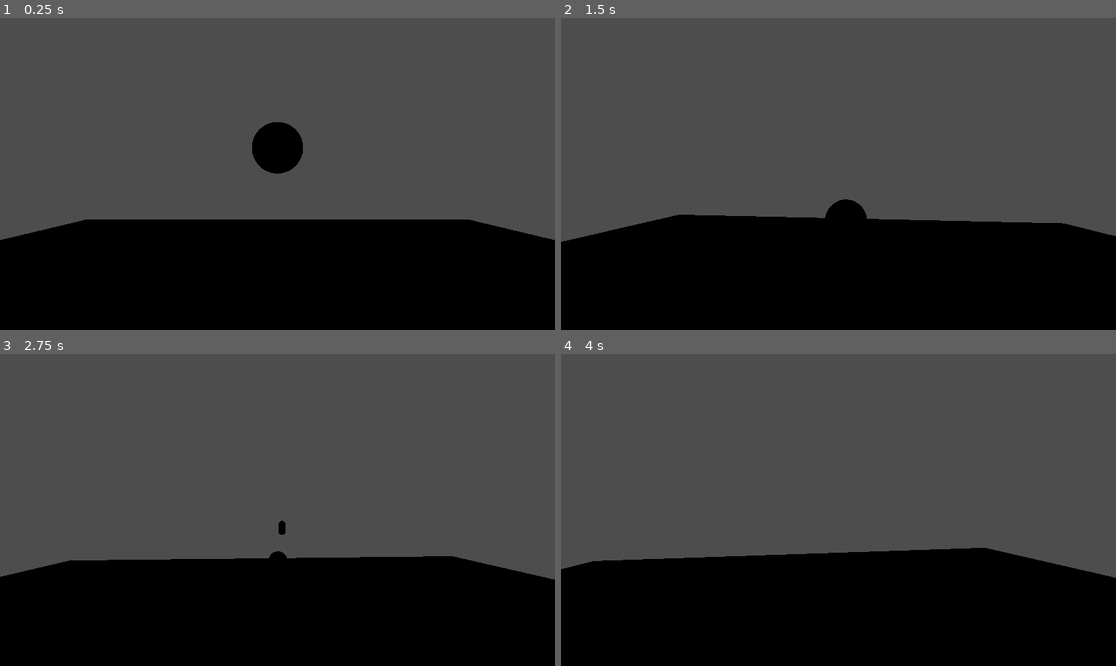
Above: before the commit, frames 1-4 (two rows, left to right).
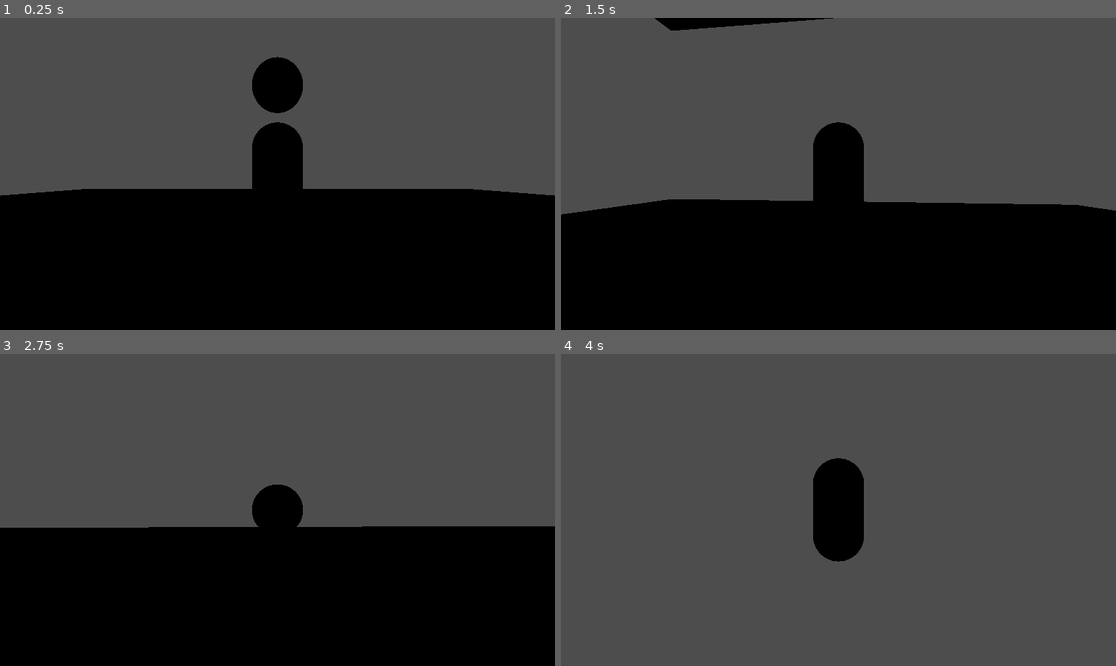
Above: after the commit, the same moments.

Repository: pochoco24/armadillos_with_guns
Game: Godot game, scene res://main.tscn
The game is run twice, just before and just after one commit, with the same random seed, the same clock (stepped at 60 frames per second) and the same inputs. The engine's default icon, where the game draws it, is replaced by a stand-in: a white triangle on a blue panel in a dark square.
Inputs (mouse positions are in pixels of both pictures, inside the frame that each line leads up to):
- Up to frame 1 (0.25 s): no input
- Up to frame 2 (1.5 s): move the mouse to (866, 174) at 0.52 s; hold Shift (ball_mode) 0.53-1.28 s; hold W (up) from 0.53 s (still down); tap Space (jump) at 0.77, 0.8, 1.07, 1.35 s; move the mouse to (810, 174) at 1.27 s
- Up to frame 3 (2.75 s): keep holding W (up); tap Space (jump) at 1.52, 1.82, 2.3 s; tap Shift (ball_mode) at 1.55 s; move the mouse to (288, 503) at 2.02 s; hold Shift (ball_mode) from 2.03 s (still down)
- Up to frame 4 (4 s): keep holding W (up); move the mouse to (832, 516) at 2.77 s; release Shift (ball_mode) at 2.78 s; tap Shift (ball_mode) at 2.85 s; tap Space (jump) at 3.02, 3.32, 3.6, 3.77 s; move the mouse to (877, 513) at 3.52 s

The runs differ from the first frame. In frame 1, 12% of the frame differs, in the area x 0-100%, y 12-72%; in frame 2, 8.5%; in frame 3, 12%; in frame 4, 37%, in the area x 0-100%, y 33-100%.

Commit message:
still prototyping

Diff:
--- a/main.tscn
+++ b/main.tscn
@@ -12,6 +12,7 @@
 [sub_resource type="CapsuleShape3D" id="CapsuleShape3D_7mycd"]
 
 [sub_resource type="PhysicsMaterial" id="PhysicsMaterial_0xm2m"]
+friction = 0.5
 bounce = 0.15
 
 [sub_resource type="SphereShape3D" id="SphereShape3D_h2yge"]
@@ -24,24 +25,33 @@
 [node name="Node3D" type="Node3D"]
 
 [node name="CSGBox3D" type="CSGBox3D" parent="."]
-transform = Transform3D(1, 0, 0, 0, 1, 0, 0, 0, 1, 0, -0.5, 0)
+transform = Transform3D(1, 0, 0, 0, 1, 0, 0, 0, 1, 0, -0.909058, 0)
 use_collision = true
-size = Vector3(25.7246, 1, 19.5518)
+collision_layer = 3
+size = Vector3(25.7246, 1.81812, 19.5518)
+material = SubResource("StandardMaterial3D_1bvp3")
+
+[node name="CSGBox3D" type="CSGBox3D" parent="CSGBox3D"]
+transform = Transform3D(1, 0, 0, 0, 1, 0, 0, 0, 1, 0, 13.6919, 0)
+use_collision = true
+collision_layer = 3
+size = Vector3(25.7246, 1.81812, 19.5518)
 material = SubResource("StandardMaterial3D_1bvp3")
 
 [node name="Player" type="CharacterBody3D" parent="." node_paths=PackedStringArray("cam_pivot", "ball")]
 transform = Transform3D(1, 0, 0, 0, 1, 0, 0, 0, 1, 0, 3.06458, 0)
 top_level = true
+collision_mask = 3
 script = ExtResource("2_h2yge")
 cam_pivot = NodePath("CamPivot")
 ball = NodePath("Ball")
 cam_sensitivity = 0.1
+cam_follow_speed = 1.0
 acceleration = 0.5
-ball_acceleration = 2.0
+ball_acceleration = 10.0
 speed = 5.0
-ball_speed = 10.0
 jump_speed = 7.0
-ball_jump_speed = 100.0
+ball_jump_speed = 15.0
 gravity = 0.5
 
 [node name="PlayerMesh" type="MeshInstance3D" parent="Player"]
@@ -58,6 +68,7 @@
 top_level = true
 
 [node name="SpringArm3D" type="SpringArm3D" parent="Player/CamPivot"]
+collision_mask = 2
 spring_length = 4.0
 
 [node name="Camera3D" type="Camera3D" parent="Player/CamPivot/SpringArm3D"]
@@ -66,6 +77,7 @@
 transform = Transform3D(1, 0, 0, 0, 1, 0, 0, 0, 1, 0, 3.06458, 0)
 top_level = true
 physics_material_override = SubResource("PhysicsMaterial_0xm2m")
+gravity_scale = 4.0
 
 [node name="CollisionShape3D" type="CollisionShape3D" parent="Player/Ball"]
 shape = SubResource("SphereShape3D_h2yge")
--- a/player.gd
+++ b/player.gd
@@ -6,10 +6,10 @@
 @onready var remote_transform_3d: RemoteTransform3D = $RemoteTransform3D
 
 @export var cam_sensitivity: float
+@export var cam_follow_speed: float
 @export var acceleration: float
 @export var ball_acceleration: float
 @export var speed: float
-@export var ball_speed: float
 @export var jump_speed: float
 @export var ball_jump_speed: float
 @export var gravity: float
@@ -31,12 +31,14 @@
 	# Rotate with camera
 	input_dir = input_dir.rotated(-cam_pivot.rotation.y)
 
+	velocity_flat = Vector2(velocity.x, velocity.z)
+
 	if ball_mode:
 		var input_dir_3d = Vector3(input_dir.x, 0.0, input_dir.y)
 		ball.apply_torque(Vector3.UP.cross(input_dir_3d) * ball_acceleration)
 
 		if Input.is_action_just_pressed("jump"):
-			ball.apply_force(Vector3.UP * ball_jump_speed)
+			ball.apply_impulse(Vector3.UP * ball_jump_speed)
 
 	else:
 		velocity_flat = velocity_flat.move_toward(input_dir * speed, acceleration)
@@ -51,18 +53,39 @@
 
 
 	move_and_slide()
+	update_camera_position()
+
+
+func update_camera_position():
+	if ball_mode:
+		cam_pivot.position = cam_pivot.position.lerp(ball.position, cam_follow_speed)
+	else:
+		cam_pivot.position = cam_pivot.position.lerp(position, cam_follow_speed)
 
 
 func set_ball_mode(enabled: bool):
+	if enabled == ball_mode:
+		return
+
 	player_mesh.visible = not enabled
 	set_collision_layer_value(1, not enabled)
 	set_collision_mask_value(1, not enabled)
+	set_collision_mask_value(2, not enabled)
 
-	if enabled:
+	ball.visible = enabled
+	ball.set_collision_layer_value(1, enabled)
+	ball.set_collision_mask_value(1, enabled)
+	ball.freeze = not enabled
+
+	if not enabled:
 		position = ball.position
+		velocity = ball.linear_velocity
 
 	else:
 		ball.position = position
+		ball.linear_velocity = velocity
+
+	ball_mode = enabled
 
 
 func _input(event: InputEvent) -> void:
@@ -73,7 +96,7 @@
 		cam_pivot.rotation_degrees.y -= event.relative.x * cam_sensitivity
 
 	# Ball mode
-	ball_mode = Input.is_action_pressed("ball_mode")
+	set_ball_mode(Input.is_action_pressed("ball_mode"))
 
 	# Game exit
 	if event.is_action_pressed("ui_cancel"):
